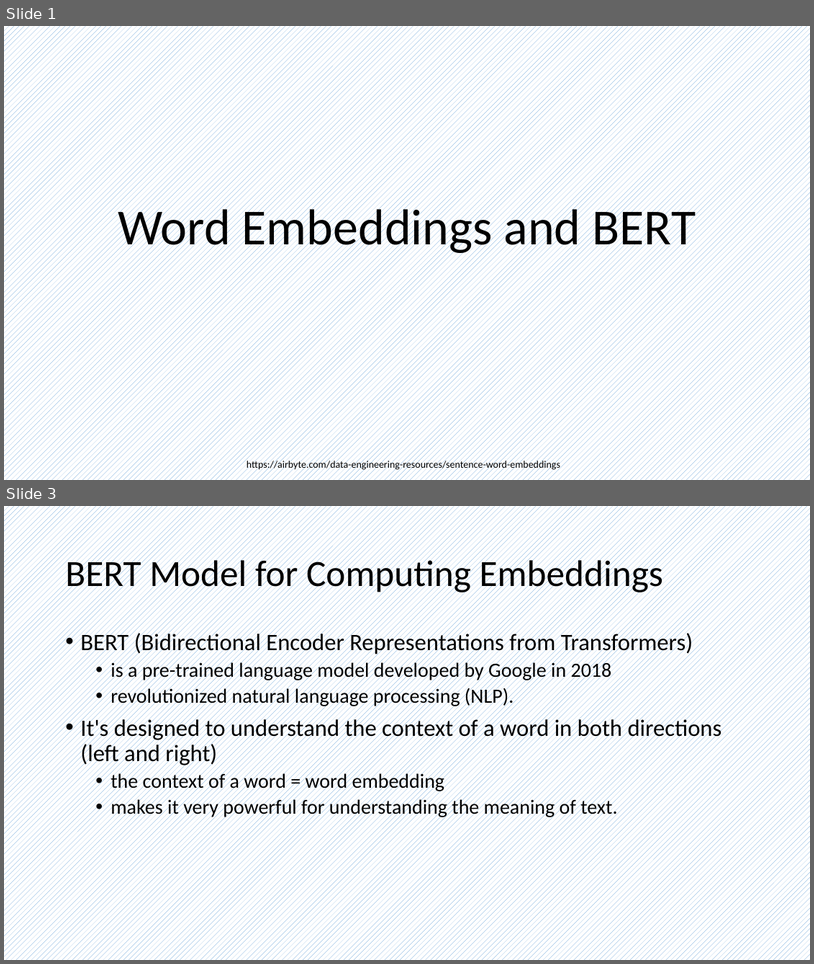
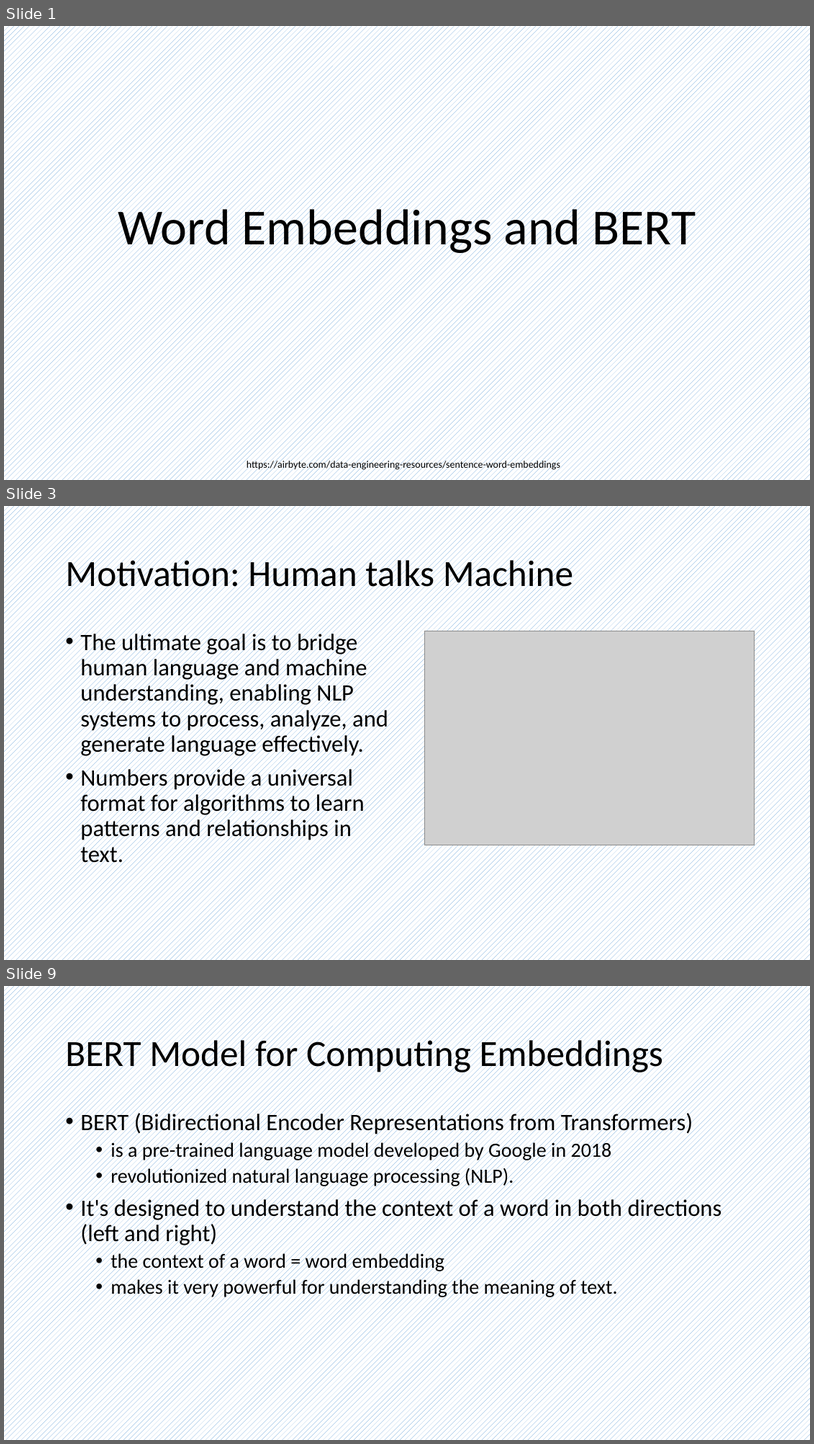
Before and after one commit to frankwxu/AI4DigitalForensics, a slide deck: lectures/10_word_embedding/0_word_embedding.pptx. Shown one above the other, each under a label of ours: slides 1 and 3 before the commit, slides 1, 3 and 9 after it; the slides between them are not shown. The pictures are 814x964 and 814x1444 pixels, drawn with LibreOffice and Linux fonts; fonts in the diff are those of the drawing; grey boxes stand for pictures; background and template pictures are left out. Boxes give left, top, right and bottom in pixels: in the first picture for what was removed or moved away, otherwise in the second. Text is boxed around its words. In the diff, an @@ line names an element or a change of style, - is before the commit and + after.

```diff
--- a/lectures/10_word_embedding/0_word_embedding.pptx
+++ b/lectures/10_word_embedding/0_word_embedding.pptx
@@ slide 3 added at box(4, 506, 810, 960), background pattern #5B9BD5 on #FFFFFF @@
@@ title added at box(65, 555, 574, 595), 44 pt, text #000000 @@
+Motivation: Human talks Machine
@@ text added at box(80, 631, 388, 867), 28 pt, text #000000 @@
+• The ultimate goal is to bridge human language and machine understanding, enabling NLP systems to process, analyze, and generate language effectively.
+• Numbers provide a universal format for algorithms to learn patterns and relationships in text.
@@ picture added at box(425, 631, 756, 845) @@
@@ what was slide 3 is now slide 9 @@
```
Also in this commit, not shown: 1 slide changed, 5 other slides added, 4 other files.
